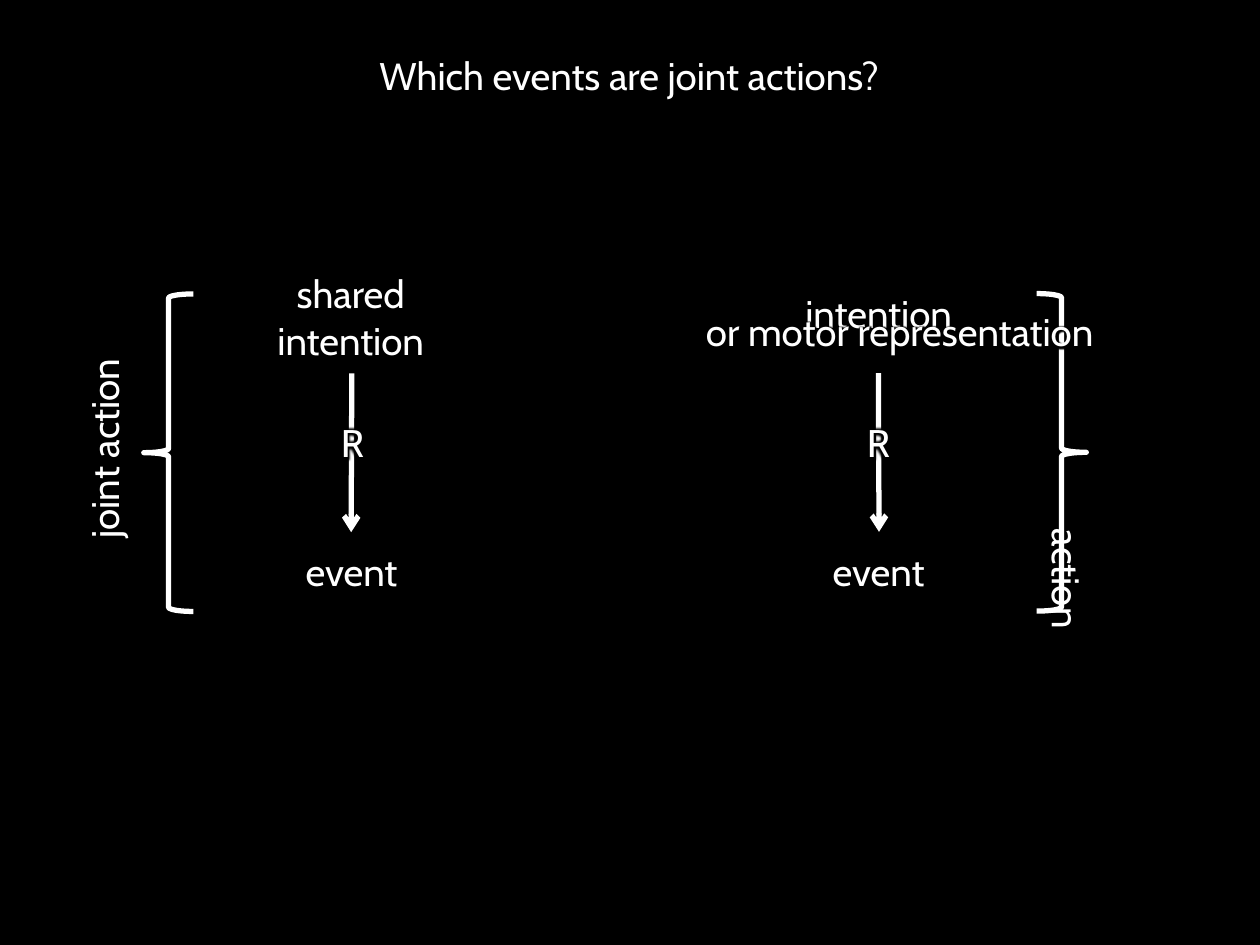
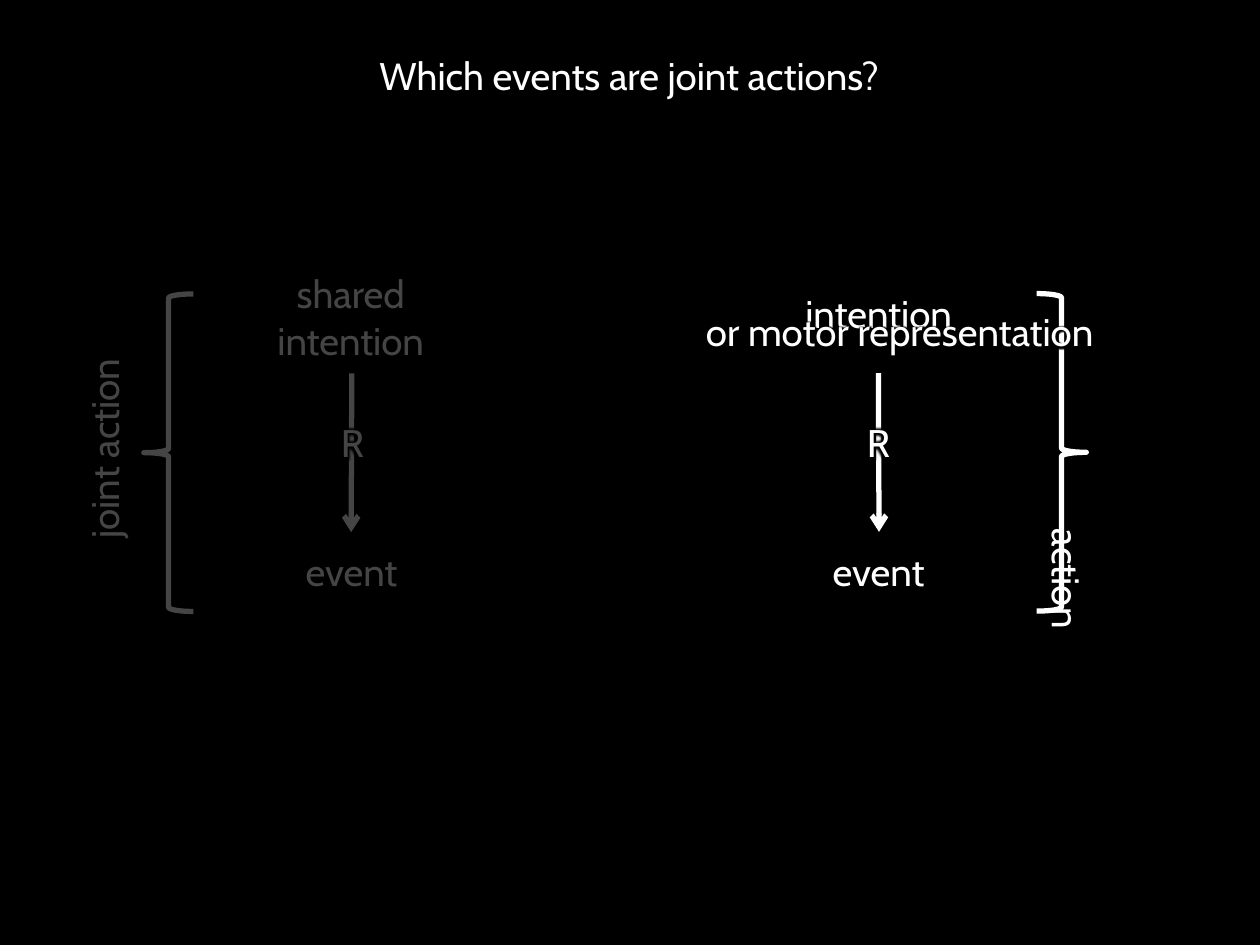
Before and after one commit to butterfill/writing, a slide deck: slide 6 of intention motor representation joint action (paper 3)/conf collective intentionality manchester 2012/motor representation and shared intention - manchester collective intentionality 2012.pptx (slide 5 before the commit). Drawn at 1260x945 pixels with LibreOffice and Linux fonts; fonts in the diff are those of the drawing. Boxes give left, top, right and bottom in pixels: in the first picture for what was removed or moved away, otherwise in the second. Text is boxed around its words. In the diff, an @@ line names an element or a change of style, - is before the commit and + after.

```diff
--- a/intention motor representation joint action (paper 3)/conf collective intentionality manchester 2012/motor representation and shared intention - manchester collective intentionality 2012.pptx
+++ b/intention motor representation joint action (paper 3)/conf collective intentionality manchester 2012/motor representation and shared intention - manchester collective intentionality 2012.pptx
@@ rectangle added at (35,246,442,663), fill #000000 at 73% opacity, outline #000000 0.75 pt @@
```
Also in this commit, not shown: 3 slides added, 2 other files.
